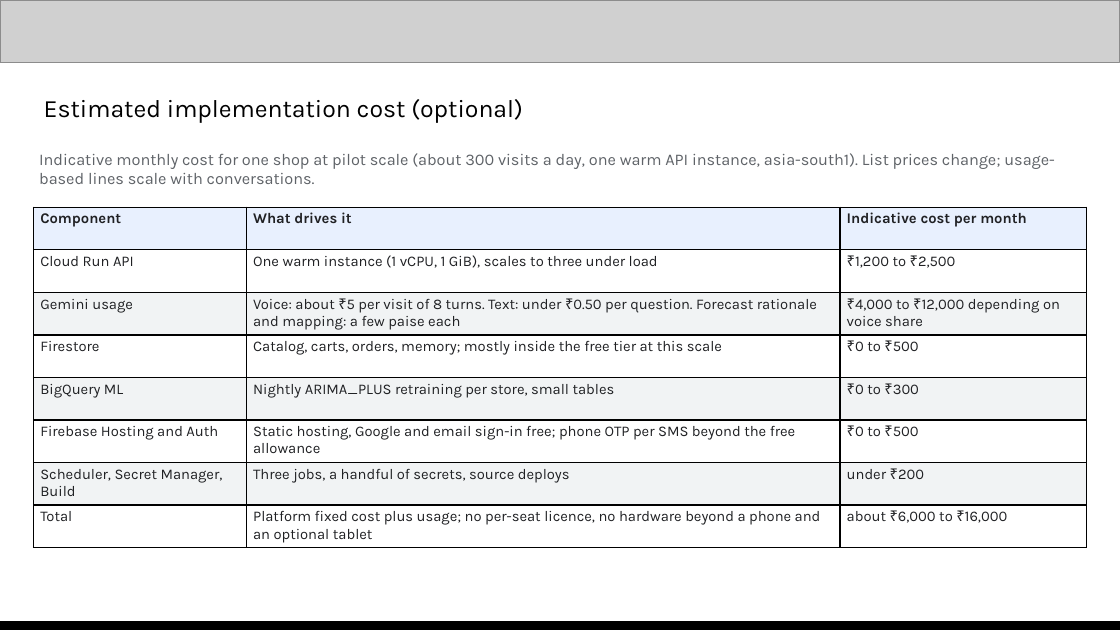
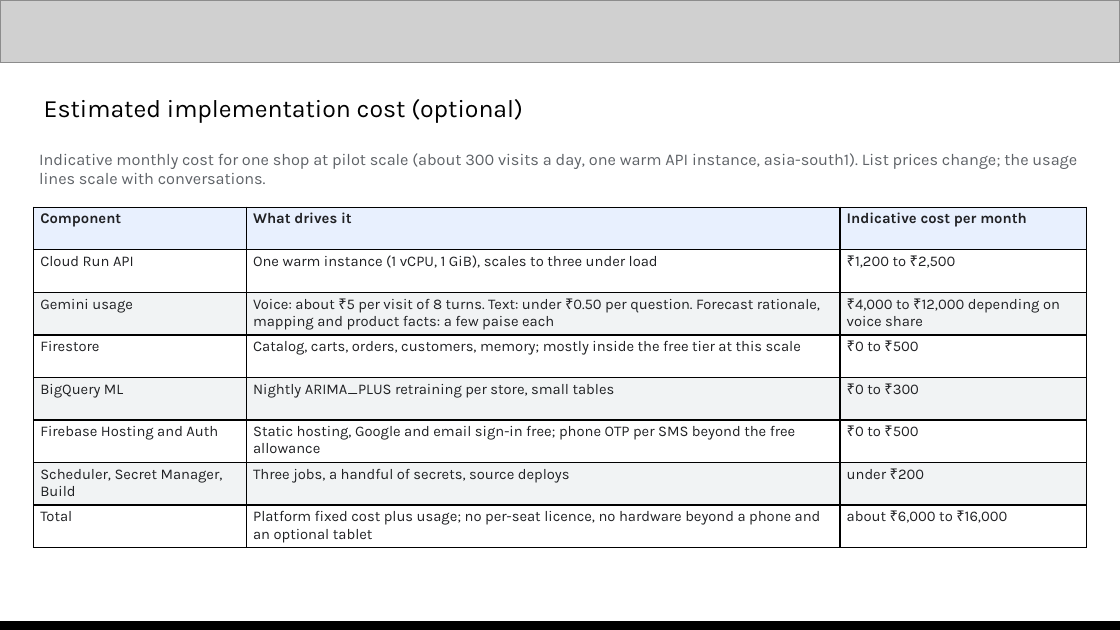
Before and after one commit to DSsathish/royalstack_aibuilderhackathon, a slide deck: slide 9 of Royal Stack | AI Builder Cup submission.pptx. Drawn at 1120x630 pixels with LibreOffice and Linux fonts; fonts in the diff are those of the drawing; grey boxes stand for pictures. Boxes give left, top, right and bottom in pixels: in the first picture for what was removed or moved away, otherwise in the second. Text is boxed around its words. In the diff, an @@ line names an element or a change of style, - is before the commit and + after.

```diff
--- a/Royal Stack | AI Builder Cup submission.pptx
+++ b/Royal Stack | AI Builder Cup submission.pptx
@@ text at box(39, 153, 1077, 184): text changed @@
-Indicative monthly cost for one shop at pilot scale (about 300 visits a day, one warm API instance, asia-south1). List prices change; usage-based lines scale with conversations.
+Indicative monthly cost for one shop at pilot scale (about 300 visits a day, one warm API instance, asia-south1). List prices change; the usage lines scale with conversations.
@@ table at box(34, 207, 1086, 548) @@
-row 3, column 2: Voice: about ₹5 per visit of 8 turns. Text: under ₹0.50 per question. Forecast rationale and mapping: a few paise each
+row 3, column 2: Voice: about ₹5 per visit of 8 turns. Text: under ₹0.50 per question. Forecast rationale, mapping and product facts: a few paise each
-row 4, column 2: Catalog, carts, orders, memory; mostly inside the free tier at this scale
+row 4, column 2: Catalog, carts, orders, customers, memory; mostly inside the free tier at this scale
```
Also in this commit, not shown: 13 other slides changed, 3 other files.
